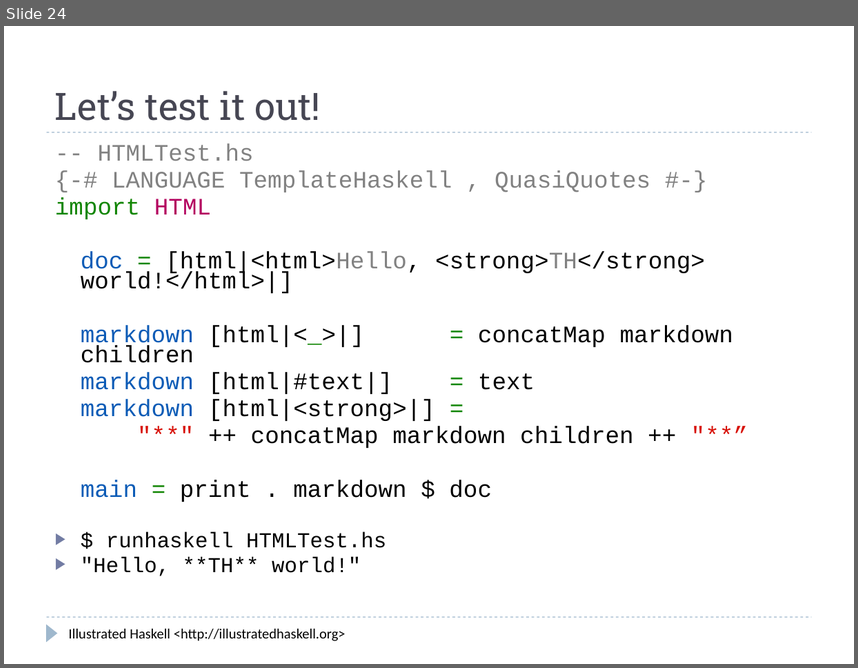
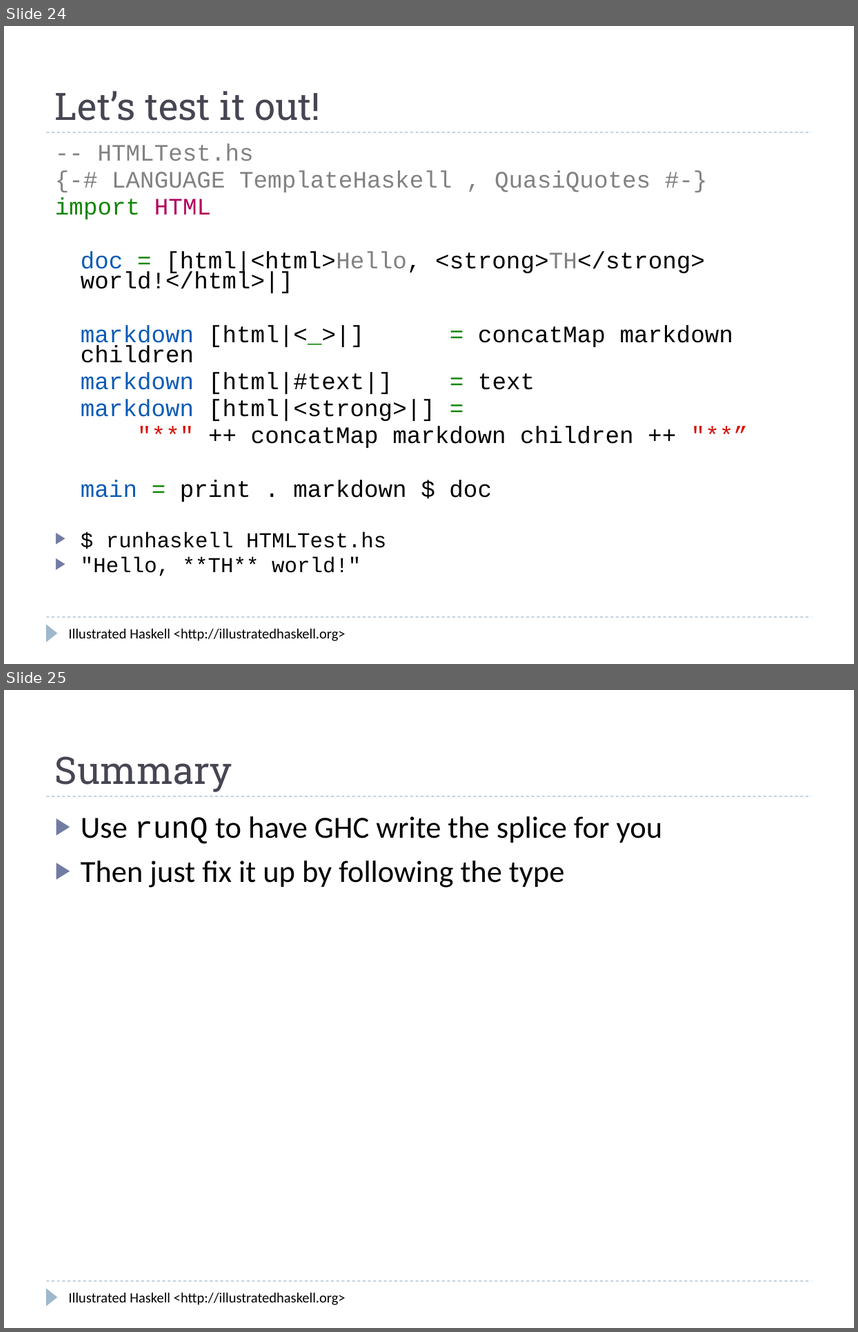
Before and after one commit to kizzx2/illustrated-haskell, a slide deck: template-haskell-tutorial/template-haskell-tutorial.odp. Shown one above the other, each under a label of ours: slide 24 before the commit, slides 24 and 25 after it. The pictures are 858x668 and 858x1332 pixels, drawn with LibreOffice and Linux fonts; fonts in the diff are those of the drawing. Boxes give left, top, right and bottom in pixels: in the first picture for what was removed or moved away, otherwise in the second. Text is boxed around its words. In the diff, an @@ line names an element or a change of style, - is before the commit and + after.

```diff
--- a/template-haskell-tutorial/template-haskell-tutorial.odp
+++ b/template-haskell-tutorial/template-haskell-tutorial.odp
@@ slide 25 added at <box>4,690,854,1328</box>, background #FFFFFF; not listed: 4 template elements that a slide beside it also shows @@
@@ title added at <box>55,756,232,792</box>, 32 pt, text #464653 @@
+Summary
@@ text added at <box>81,816,662,887</box>, 26 pt, text #000000 @@
+▶ Use runQ to have GHC write the splice for you
+▶ Then just fix it up by following the type
```
Also in this commit, not shown: 5 slides changed.
